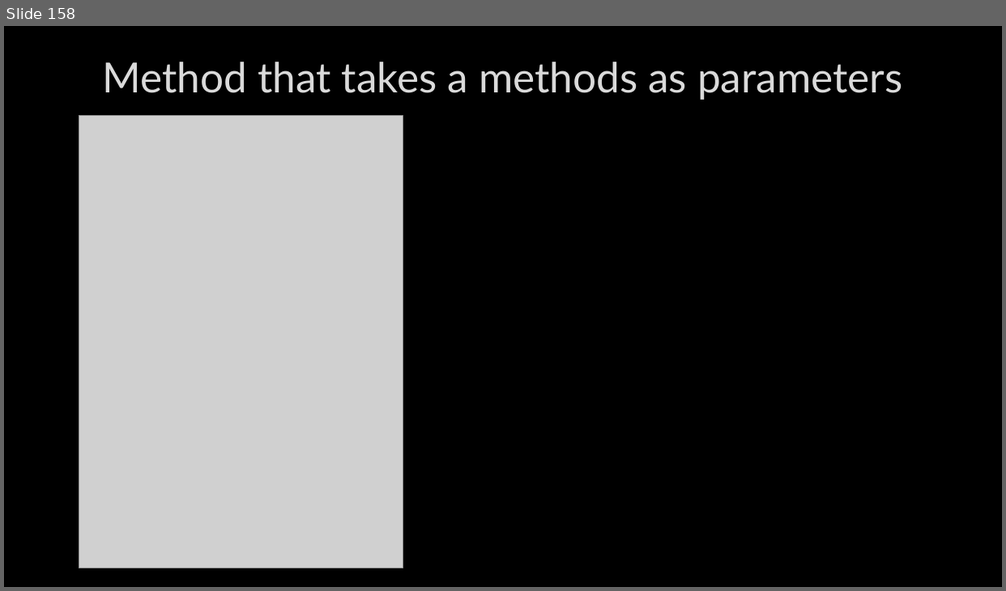
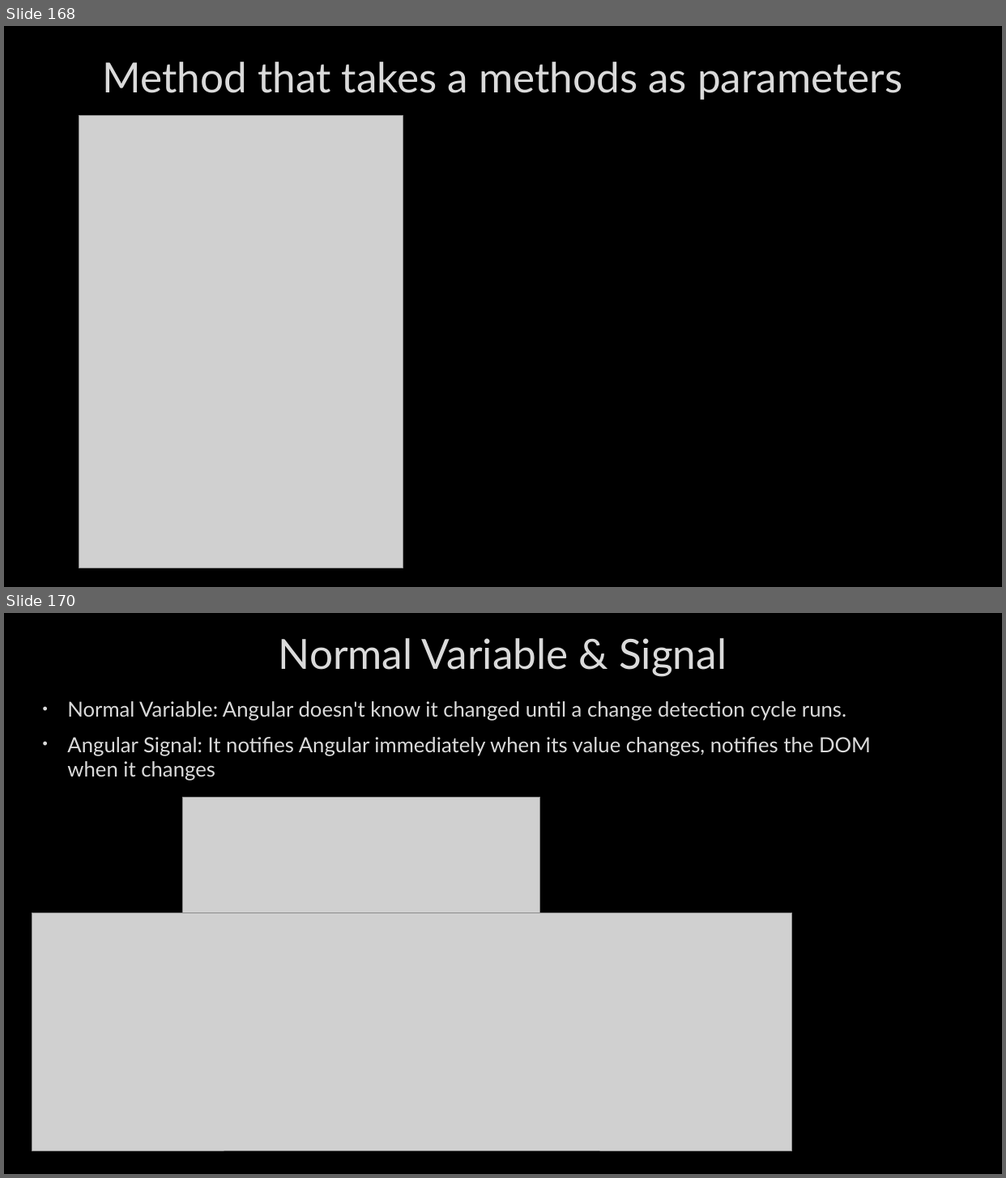
Before and after one commit to AhmedMohamedSamir1/Summary, a slide deck: Angular & type script/Angular.pptx. Shown one above the other, each under a label of ours: slide 158 before the commit, slides 168 and 170 after it; the slides between them are not shown. The pictures are 1006x591 and 1006x1178 pixels, drawn with LibreOffice and Linux fonts; fonts in the diff are those of the drawing; grey boxes stand for pictures; background and template pictures are left out. Boxes give left, top, right and bottom in pixels: in the first picture for what was removed or moved away, otherwise in the second. Text is boxed around its words. In the diff, an @@ line names an element or a change of style, - is before the commit and + after.

```diff
--- a/Angular & type script/Angular.pptx
+++ b/Angular & type script/Angular.pptx
@@ slide 170 added at <box>4,613,1002,1174</box>, background picture (left out) @@
@@ title added at <box>279,638,727,677</box>, 40 pt, text #DADADA @@
+Normal Variable & Signal
@@ text added at <box>67,701,871,781</box>, 20 pt, text #DADADA @@
+• Normal Variable: Angular doesn't know it changed until a change detection cycle runs.
+• Angular Signal: It notifies Angular immediately when its value changes, notifies the DOM when it changes
@@ picture added at <box>183,797,540,914</box> @@
@@ picture added at <box>32,914,792,1152</box> @@
@@ what was slide 158 is now slide 168 @@
```
Also in this commit, not shown: 13 other slides added, 4 other files.
